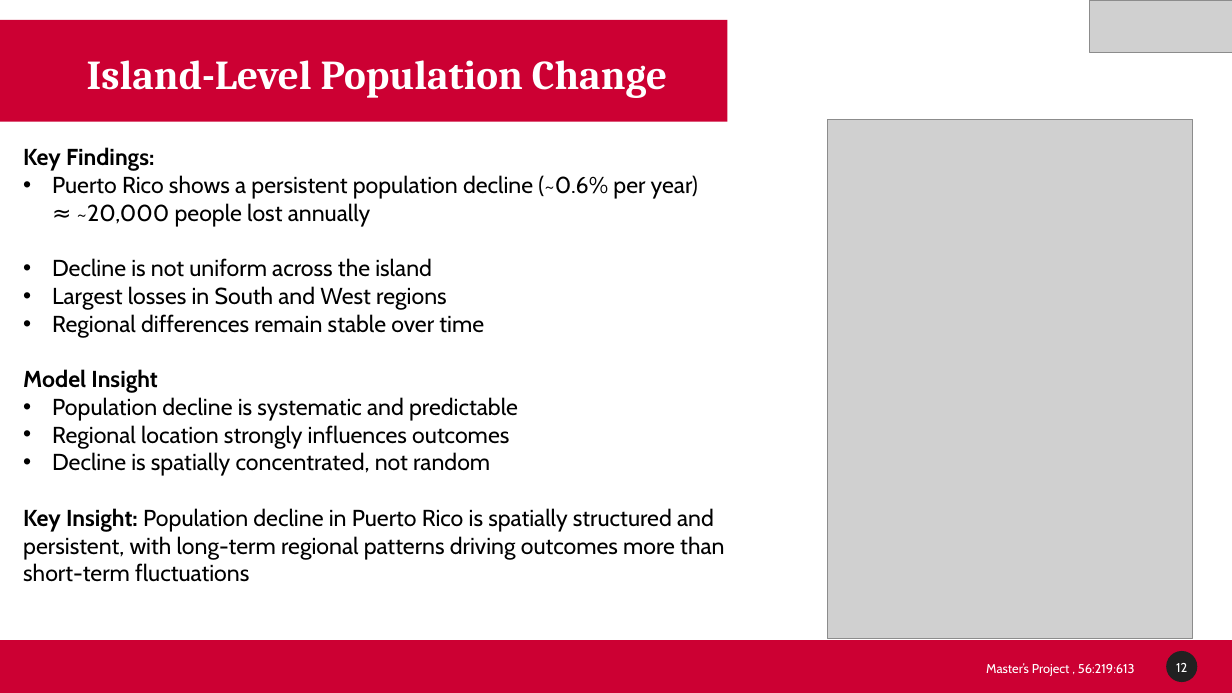
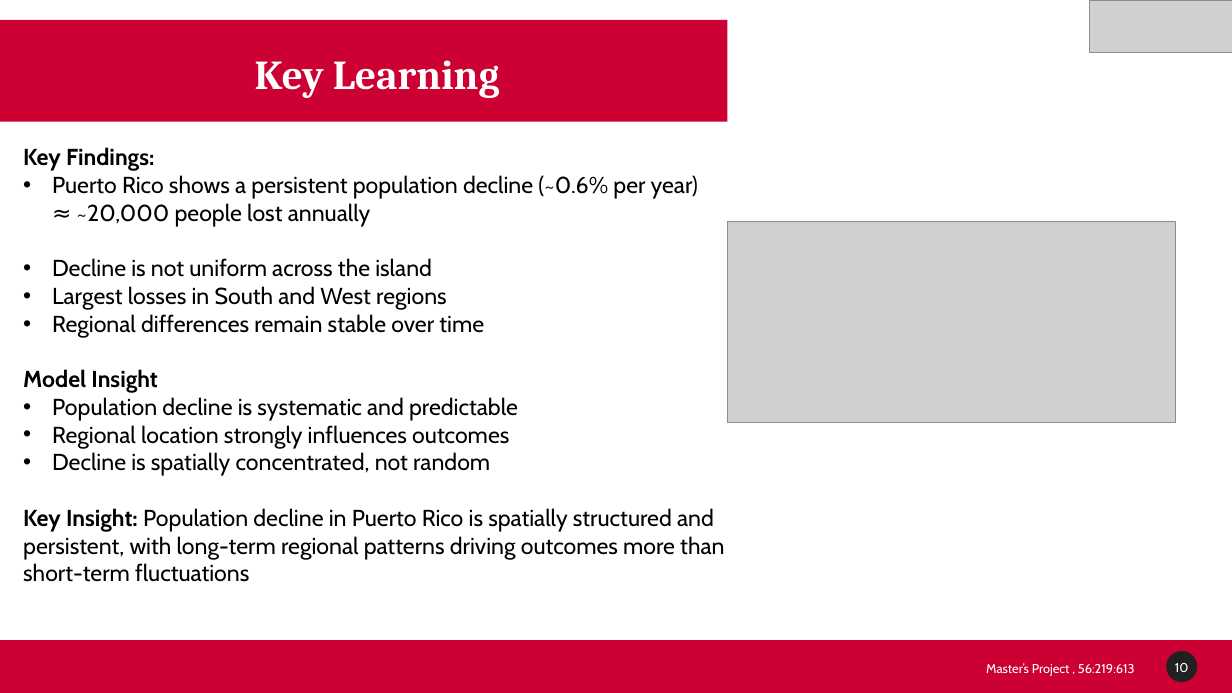
Before and after one commit to Venettov/CAPSTONE_DATA_SCIENCE_RIVERARUIZ, a slide deck: slide 11 of project_reports/Final Presentation/Final_Presentation_Riveraruiz.pptx (slide 13 before the commit). Drawn at 1232x693 pixels with LibreOffice and Linux fonts; fonts in the diff are those of the drawing; grey boxes stand for pictures; background and template pictures are left out. Boxes give left, top, right and bottom in pixels: in the first picture for what was removed or moved away, otherwise in the second. Text is boxed around its words. In the diff, an @@ line names an element or a change of style, - is before the commit and + after.

Commit message:
Update to the final presentation

```diff
--- a/project_reports/Final Presentation/Final_Presentation_Riveraruiz.pptx
+++ b/project_reports/Final Presentation/Final_Presentation_Riveraruiz.pptx
@@ text at <box>255,60,500,98</box>: text changed @@
-Island-Level Population Change
+Key Learning
@@ picture removed at <box>827,119,1193,639</box> @@
@@ picture added at <box>727,222,1176,422</box> @@
@@ page number at <box>1175,663,1189,672</box>: text changed @@
-12
+10
```
Also in this commit, not shown: 1 slide removed, 1 other file.
